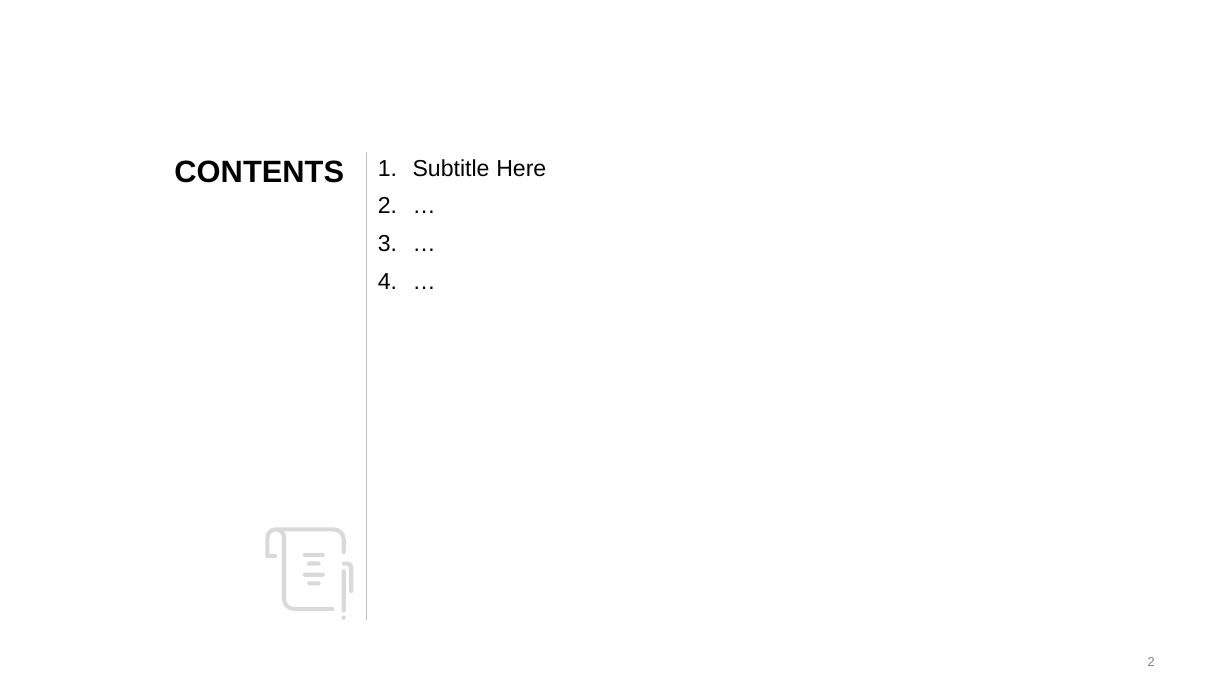
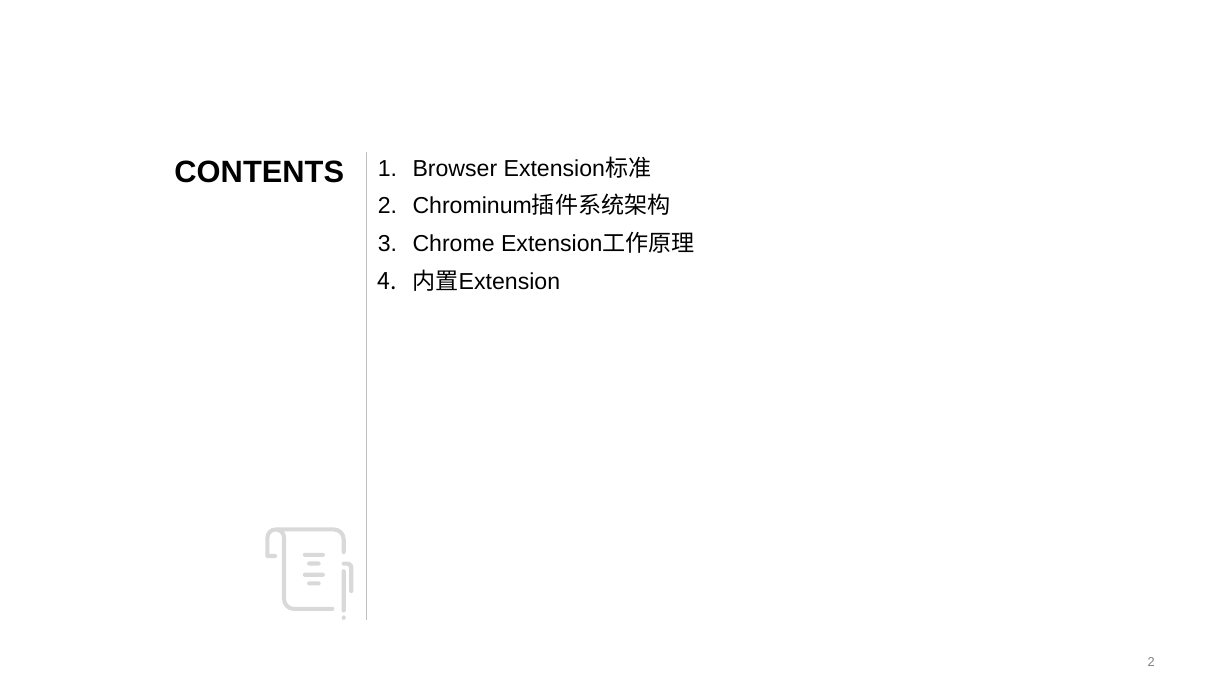
Before and after one commit to gxy5202/JS-Hero, a slide deck: slide 2 of browser-extension/extension.pptx. Drawn at 1232x693 pixels with LibreOffice and Linux fonts; fonts in the diff are those of the drawing. Boxes give left, top, right and bottom in pixels: in the first picture for what was removed or moved away, otherwise in the second. Text is boxed around its words. In the diff, an @@ line names an element or a change of style, - is before the commit and + after.

Commit message:
update ppt

```diff
--- a/browser-extension/extension.pptx
+++ b/browser-extension/extension.pptx
@@ text at (413,157,695,291): text changed @@
-1. Subtitle Here
-2. …
-3. …
-4. …
+1. Browser Extension标准
+2. Chrominum插件系统架构
+3. Chrome Extension工作原理
+4. 内置Extension
```
Also in this commit, not shown: 1 slide added, 1 slide removed.
